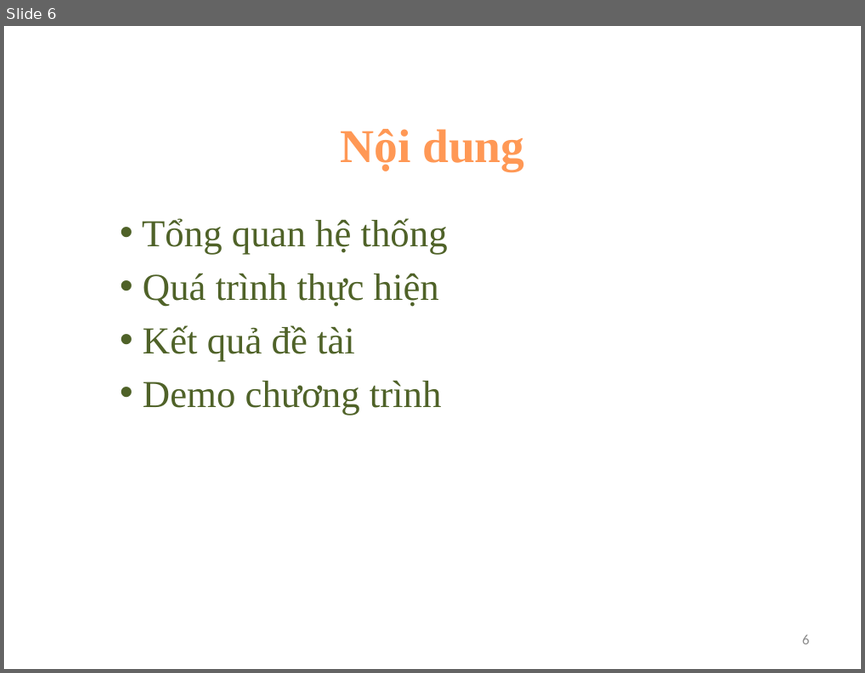
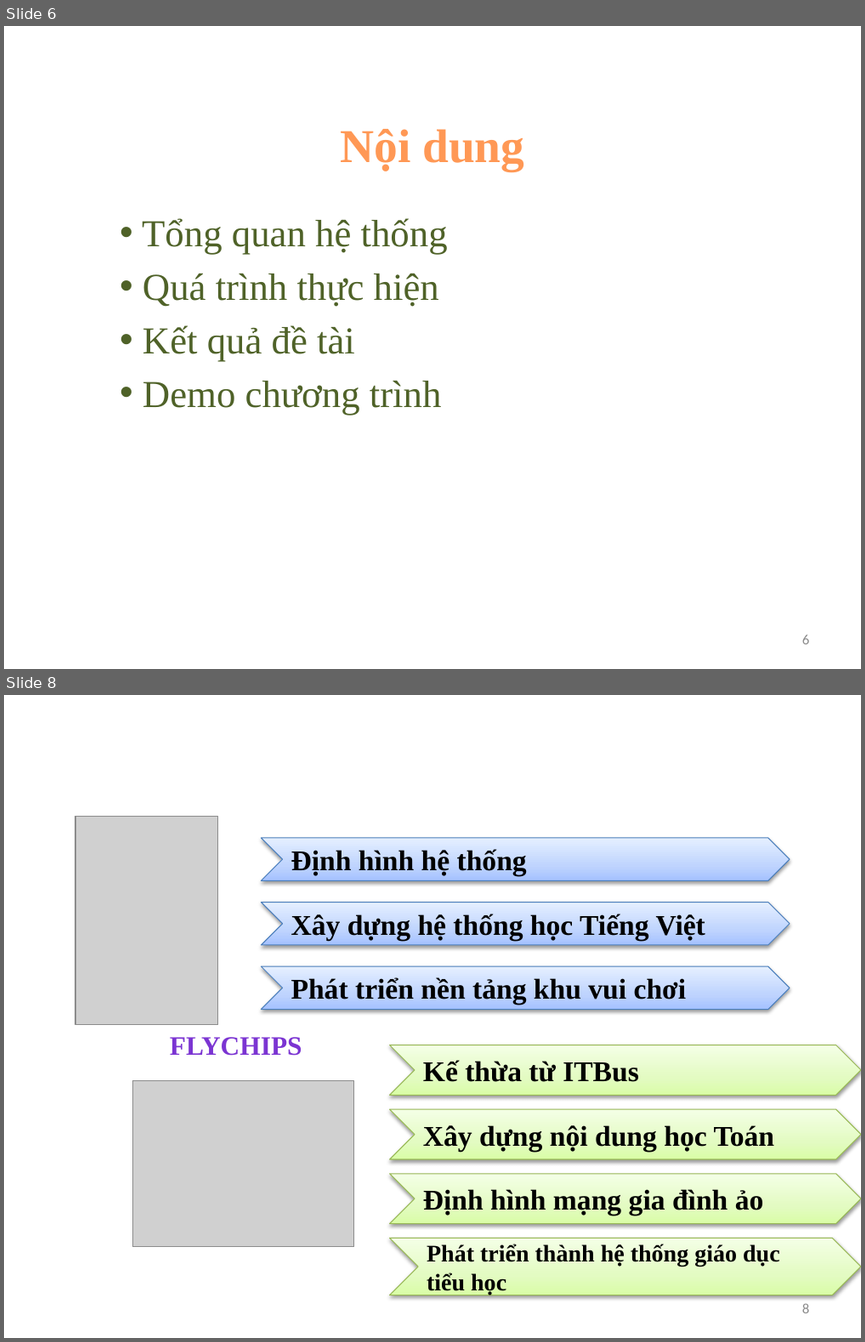
Before and after one commit to lengocluyen/pescode, a slide deck: Reporting Thesis/LV_FINAL/ReportThesis2/ReportingPPT.pptx. Shown one above the other, each under a label of ours: slide 6 before the commit, slides 6 and 8 after it; the slides between them are not shown. The pictures are 865x673 and 865x1342 pixels, drawn with LibreOffice and Linux fonts; fonts in the diff are those of the drawing; grey boxes stand for pictures; background and template pictures are left out. Boxes give left, top, right and bottom in pixels: in the first picture for what was removed or moved away, otherwise in the second. Text is boxed around its words. In the diff, an @@ line names an element or a change of style, - is before the commit and + after.

```diff
--- a/Reporting Thesis/LV_FINAL/ReportThesis2/ReportingPPT.pptx
+++ b/Reporting Thesis/LV_FINAL/ReportThesis2/ReportingPPT.pptx
@@ slide 8 added at (4, 695, 861, 1338), background picture (left out) @@
@@ picture added at (75, 817, 218, 1025) @@
@@ chevron added at (261, 838, 789, 881), fill gradient #A4C4FF to #BFD4FF to #E6EEFF, outline #4B7EBC 0.75 pt, 24 pt, text #000000, bold @@
+Định hình hệ thống
@@ chevron added at (261, 902, 789, 945), fill gradient #A4C4FF to #BFD4FF to #E6EEFF, outline #4B7EBC 0.75 pt, 24 pt, text #000000, bold @@
+Xây dựng hệ thống học Tiếng Việt
@@ chevron added at (261, 967, 789, 1009), fill gradient #A4C4FF to #BFD4FF to #E6EEFF, outline #4B7EBC 0.75 pt, 24 pt, text #000000, bold @@
+Phát triển nền tảng khu vui chơi
@@ text added at (170, 1037, 302, 1055), 22.4 pt, text gradient #3D1B67 to #7B34D2 to #7330C4, bold @@
+FLYCHIPS
@@ chevron added at (390, 1044, 861, 1095), fill gradient #DAFDA7 to #E4FCC2 to #F5FFE7, outline #98B955 0.75 pt, 24 pt, text #000000, bold @@
+Kế thừa từ ITBus
@@ picture added at (132, 1081, 353, 1247) @@
@@ chevron added at (390, 1109, 861, 1158), fill gradient #DAFDA7 to #E4FCC2 to #F5FFE7, outline #98B955 0.75 pt, 24 pt, text #000000, bold @@
+Xây dựng nội dung học Toán
@@ chevron added at (390, 1173, 861, 1223), fill gradient #DAFDA7 to #E4FCC2 to #F5FFE7, outline #98B955 0.75 pt, 24 pt, text #000000, bold @@
+Định hình mạng gia đình ảo
@@ chevron added at (390, 1237, 861, 1295), fill gradient #DAFDA7 to #E4FCC2 to #F5FFE7, outline #98B955 0.75 pt, 20 pt, text #000000, bold @@
+Phát triển thành hệ thống giáo dục tiểu học
@@ page number added at (802, 1303, 809, 1313), 12 pt, text #8C8C8C @@
+8
```
Also in this commit, not shown: 6 slides changed, 2 slides removed.
